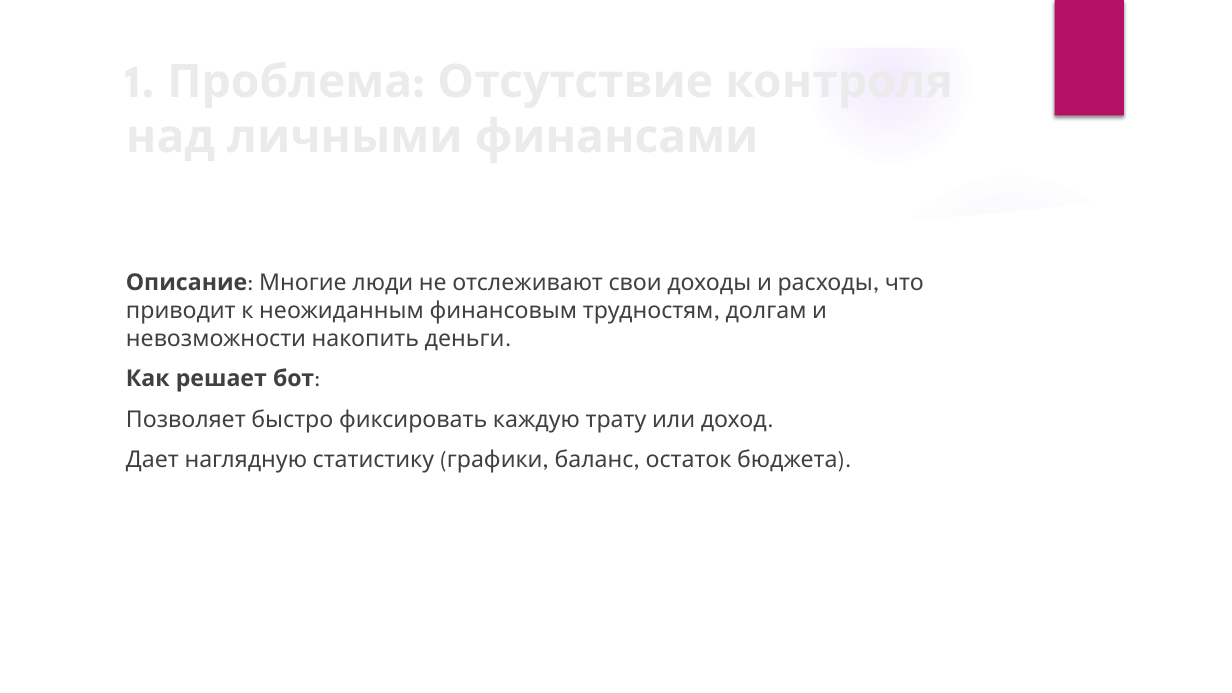
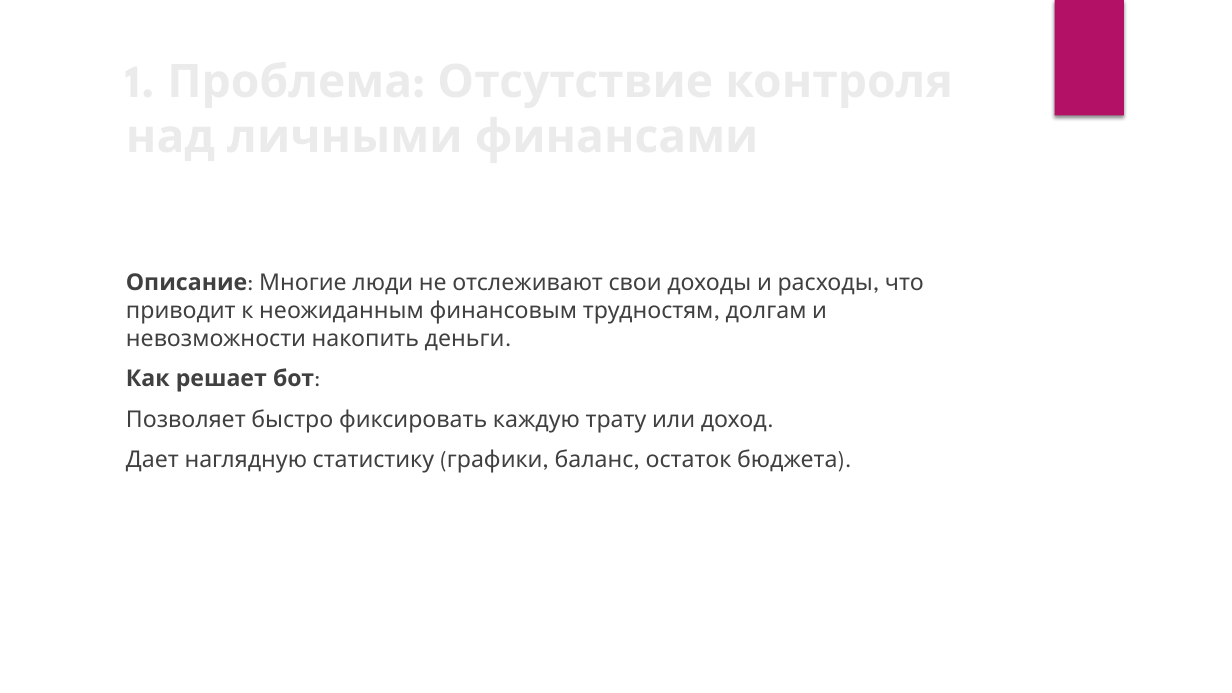
Before and after one commit to shork-ops/finance-bot, a slide deck: slide 3 of Телеграм бот про финансы.pptm. Drawn at 1232x693 pixels with LibreOffice and Linux fonts; fonts in the diff are those of the drawing; background and template pictures are left out. Boxes give left, top, right and bottom in pixels: in the first picture for what was removed or moved away, otherwise in the second. Text is boxed around its words. In the diff, an @@ line names an element or a change of style, - is before the commit and + after.

```diff
--- a/Телеграм бот про финансы.pptm
+++ b/Телеграм бот про финансы.pptm
@@ freeform shape at <box>0,0,1232,693</box>: outline redrawn @@
```
Also in this commit, not shown: 6 other slides changed, 3 slides added.
